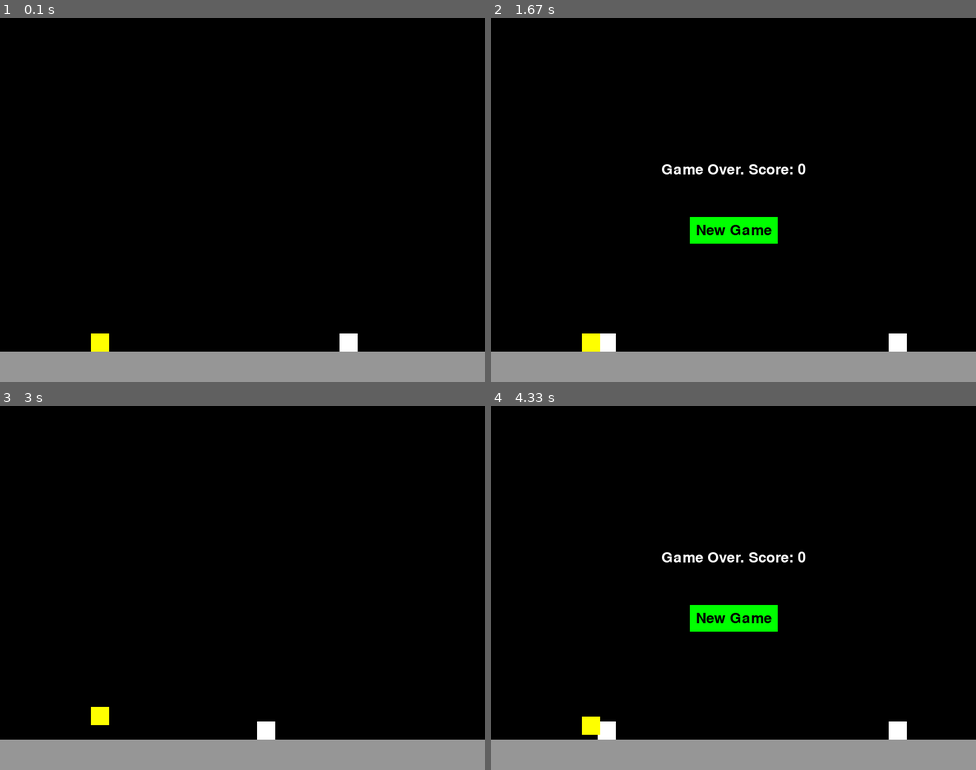
Above: before the commit, frames 1-4 (two rows, left to right).
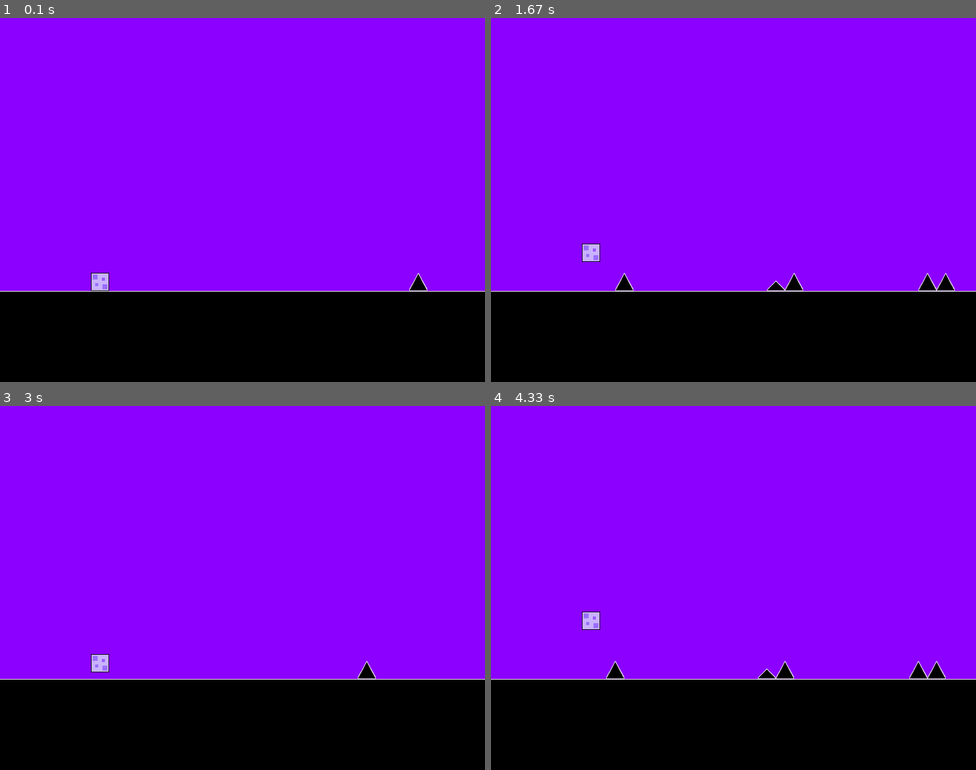
Above: after the commit, the same moments.

Repository: axinka/PyGame-Project
Game: pygame game, started from StartFile.py
Two runs of this game, one before a commit and one after it. Both use one fixed random seed, a clock stepped at 60 frames per second and the inputs below.
Inputs (mouse positions are in pixels of both pictures, inside the frame that each line leads up to):
- Up to frame 1 (0.1 s): no input
- Up to frame 2 (1.67 s): tap Space at 0.33, 0.73, 1.03, 1.57 s
- Up to frame 3 (3 s): tap Space at 1.87, 2.07, 2.37, 2.97 s; press the mouse at (242, 617) at 2.6 s; move the mouse to (329, 638) at 2.7 s; release the mouse at (412, 660) at 2.83 s; move the mouse to (101, 518) at 2.93 s
- Up to frame 4 (4.33 s): tap Space at 3.3, 3.6, 4.13 s

The runs differ from the first frame. In frame 1, 84% of the frame differs, in the area x 0-100%, y 0-100%; in frame 2, 84%; in frame 3, 84%; in frame 4, 84%.

Commit message:
improved game logic - Diana

Diff:
--- a/StartFile.py
+++ b/StartFile.py
@@ -1,6 +1,5 @@
 import pygame
 import sys
-import random
 
 # Инициализация Pygame
 pygame.init()
@@ -16,16 +15,14 @@
 GRAY = (150, 150, 150)
 YELLOW = (255, 255, 0)
 GREEN = (0, 255, 0)
+VIOLET = (139, 0, 255)
 
 # Скорость прокрутки фона и препятствий
-scroll_speed = 8
+scroll_speed = 5
 
 # Пол
-floor_height = 50
+floor_height = 150
 floor_rect = pygame.Rect(0, HEIGHT - floor_height, WIDTH, floor_height)
-
-# Препятствия
-obstacle_gap = 200  # Фиксированный интервал между препятствиями
 
 # Таймер
 clock = pygame.time.Clock()
@@ -33,20 +30,25 @@
 # Шрифт для отображения текста
 font = pygame.font.Font(None, 36)
 
+# Загрузка изображений
+cube_image = pygame.image.load("cube.png").convert_alpha()
+standard_spike_image = pygame.image.load("standard_spike.png").convert_alpha()
+little_spike_image = pygame.image.load('little_spike.png').convert_alpha()
+block_image = pygame.image.load("block.png").convert_alpha()
+
 
 class Cube:
-    def __init__(self, x, y, size):
-        self.x = x
-        self.y = y
-        self.size = size
+    def __init__(self, x, y):
+        self.image = cube_image
+        self.rect = self.image.get_rect(topleft=(x, y))
         self.vel_y = 0
-        self.gravity = 1.5
+        self.gravity = 0.75
         self.is_jumping = False
-        self.jump_force = -25  # Увеличение высоты прыжка
+        self.jump_force = -12
         self.jump_count = 0
 
     def draw(self):
-        pygame.draw.rect(screen, YELLOW, (self.x, self.y, self.size, self.size))
+        screen.blit(self.image, self.rect)
 
     def handle_jump(self):
         if not self.is_jumping:
@@ -56,30 +58,40 @@
 
     def apply_gravity(self):
         self.vel_y += self.gravity
-        self.y += self.vel_y
-        if self.y + self.size > HEIGHT - floor_height:
-            self.y = HEIGHT - self.size - floor_height
+        self.rect.y += self.vel_y
+        if self.rect.bottom > HEIGHT - floor_height:
+            self.rect.bottom = HEIGHT - floor_height
             self.vel_y = 0
             self.is_jumping = False
             self.jump_count = 0
 
-    def get_rect(self):
-        return pygame.Rect(self.x, self.y, self.size, self.size)
+    def get_mask(self):
+        return pygame.mask.from_surface(self.image)
 
 
 class Obstacle:
-    def __init__(self, x, y, width, height):
-        self.rect = pygame.Rect(x, HEIGHT - y - floor_height, width, height)
+    def __init__(self, x, y, obstacle_type):
+        if obstacle_type == "standard_spike":
+            self.image = standard_spike_image
+        elif obstacle_type == "little_spike":
+            self.image = little_spike_image
+        elif obstacle_type == 'block':
+            self.image = block_image
+        else:
+            raise ValueError("Invalid obstacle type")
+        self.rect = self.image.get_rect(topleft=(x, HEIGHT - y - floor_height))
         self.passed = False
 
+        self.type = obstacle_type
+
     def draw(self):
-        pygame.draw.rect(screen, WHITE, self.rect)
+        screen.blit(self.image, self.rect)
 
     def move(self):
         self.rect.x -= scroll_speed
 
-    def get_rect(self):
-        return self.rect
+    def get_mask(self):
+        return pygame.mask.from_surface(self.image)
 
 
 class Game:
@@ -88,41 +100,77 @@
         self.game_over = False
         self.game_win = False
         self.score = 0
-        self.cube = Cube(150, HEIGHT - 30 - 50, 30)
+        self.cube = Cube(150, HEIGHT - 30 - 50)
         self.obstacles = []
         self.list_of_obstacles = [
-            {"x": 600, "y": 30, "width": 30, "height": 30},
-            {"x": 850, "y": 30, "width": 30, "height": 30},
-            {"x": 1100, "y": 30, "width": 30, "height": 30},
-            {"x": 1300, "y": 30, "width": 30, "height": 30},
-            {"x": 1600, "y": 30, "width": 30, "height": 30},
-            {"x": 1800, "y": 30, "width": 30, "height": 30},
+            {"x": 700, "y": 30, 'type': 'standard_spike'},
+            {"x": 950, "y": 30, 'type': 'little_spike'},
+            {"x": 980, "y": 30, 'type': 'standard_spike'},
+            {"x": 1200, "y": 30, 'type': 'standard_spike'},
+            {"x": 1230, "y": 30, 'type': 'standard_spike'},
+            {"x": 1400, "y": 30, 'type': 'standard_spike'},
+            {"x": 1750, "y": 30, 'type': 'little_spike'},
+            {"x": 1780, "y": 30, 'type': 'standard_spike'},
+            {"x": 1810, "y": 30, 'type': 'little_spike'},
+
+            {"x": 2000, "y": 30, 'type': 'block'},
+            {"x": 2030, "y": 30, 'type': 'block'},
+            {"x": 2060, "y": 30, 'type': 'block'},
+            {"x": 2090, "y": 30, 'type': 'standard_spike'},
+            {"x": 2120, "y": 30, 'type': 'standard_spike'},
+            {"x": 2150, "y": 30, 'type': 'standard_spike'},
+            {"x": 2180, "y": 30, 'type': 'standard_spike'},
+            {"x": 2210, "y": 30, 'type': 'block'},
+            {"x": 2240, "y": 30, 'type': 'block'},
+            {"x": 2270, "y": 30, 'type': 'block'},
+
+            {"x": 2550, "y": 30, 'type': 'block'},
+            {"x": 2550, "y": 60, 'type': 'block'},
+            {"x": 2710, "y": 30, 'type': 'block'},
+            {"x": 2710, "y": 60, 'type': 'block'},
+            {"x": 2710, "y": 90, 'type': 'block'},
         ]
         self.create_obstacles()
+        self.space_pressed = False
 
     def create_obstacles(self):
         self.obstacles = []
-        x_pos = 0
         for obstacle_data in self.list_of_obstacles:
-            obstacle = Obstacle(x_pos + obstacle_data["x"], obstacle_data["y"], obstacle_data["width"],
-                                obstacle_data["height"])
+            obstacle = Obstacle(obstacle_data["x"], obstacle_data["y"], obstacle_data["type"])
             self.obstacles.append(obstacle)
-            x_pos += obstacle_data["width"] + obstacle_gap
 
     def check_collision(self):
-        cube_rect = self.cube.get_rect()
+        cube_rect = self.cube.rect
+        cube_mask = self.cube.get_mask()
+
         for obstacle in self.obstacles:
-            if cube_rect.colliderect(obstacle.get_rect()):
-                return True
+            obstacle_mask = obstacle.get_mask()
+            offset = (obstacle.rect.x - cube_rect.x, obstacle.rect.y - cube_rect.y)
+            if cube_mask.overlap(obstacle_mask, offset):
+                if obstacle.type == "block":
+                    # Проверка столкновения сверху
+                    if cube_rect.bottom <= obstacle.rect.top + 15 and self.cube.vel_y >= 0:
+                        cube_rect.bottom = obstacle.rect.top
+                        self.cube.vel_y = 0
+                        self.cube.is_jumping = False
+                        return False  # не Game Over
+
+                    # Проверка столкновения слева
+                    elif cube_rect.right > obstacle.rect.left and self.cube.rect.centery > obstacle.rect.top:
+                        return True  # Game Over
+
+                else:  # стандартное столкновение
+                    return True
         return False
 
     def scroll_background(self):
         for obstacle in self.obstacles:
             obstacle.move()
-            if obstacle.rect.right < self.cube.x and not obstacle.passed:
+            if obstacle.rect.right < self.cube.rect.left and not obstacle.passed:
                 self.score += 1
                 obstacle.passed = True
-        self.obstacles = [obstacle for obstacle in self.obstacles if obstacle.rect.right > 0]
+
+        self.obstacles = [obstacle for obstacle in self.obstacles if obstacle.rect.right > -100]
         if not self.obstacles:
             self.game_win = True
 
@@ -132,22 +180,27 @@
                 if event.type == pygame.QUIT:
                     self.is_running = False
                 if event.type == pygame.KEYDOWN:
-                    if event.key == pygame.K_SPACE and not self.game_over and not self.game_win:
-                        if self.cube.jump_count < 2:
-                            self.cube.handle_jump()
-
-            if self.check_collision() and not self.game_over and not self.game_win:
-                self.game_over = True
-
-            screen.fill(BLACK)
-            pygame.draw.rect(screen, GRAY, floor_rect)
+                    if event.key == pygame.K_SPACE:
+                        self.space_pressed = True  # ставим значение True при зажатии пробела
+                if event.type == pygame.KEYUP:
+                    if event.key == pygame.K_SPACE:
+                        self.space_pressed = False  # ставим значение False при отпускании пробела
+
+            if self.space_pressed and not self.game_over and not self.game_win:  # прыгаем если зажат пробел
+                self.cube.handle_jump()
+            screen.fill(VIOLET)
+            pygame.draw.rect(screen, BLACK, floor_rect)
+            pygame.draw.line(screen, WHITE, (0, HEIGHT - floor_height), (4000, HEIGHT - floor_height), 1)
             for obstacle in self.obstacles:
                 obstacle.draw()
             self.cube.draw()
 
             if not self.game_over and not self.game_win:
                 self.cube.apply_gravity()
-                self.scroll_background()
+                if not self.check_collision():
+                    self.scroll_background()
+                elif self.check_collision():
+                    self.game_over = True
 
             if self.game_over:
                 self.show_game_over_text()
@@ -185,7 +238,7 @@
         self.game_over = False
         self.game_win = False
         self.score = 0
-        self.cube = Cube(150, HEIGHT - 30 - 50, 30)
+        self.cube = Cube(150, HEIGHT - 30 - 50)
         self.create_obstacles()
 
 
